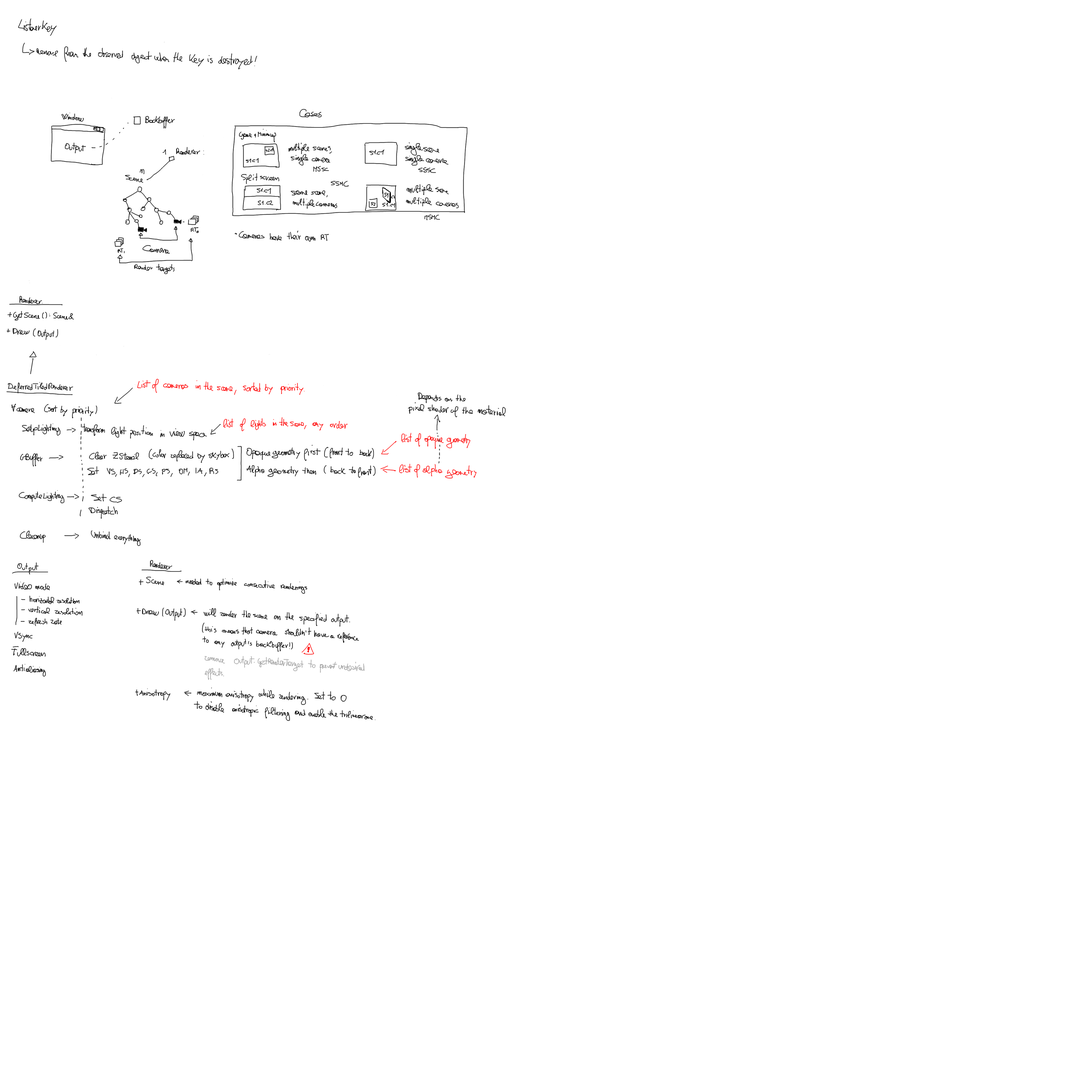
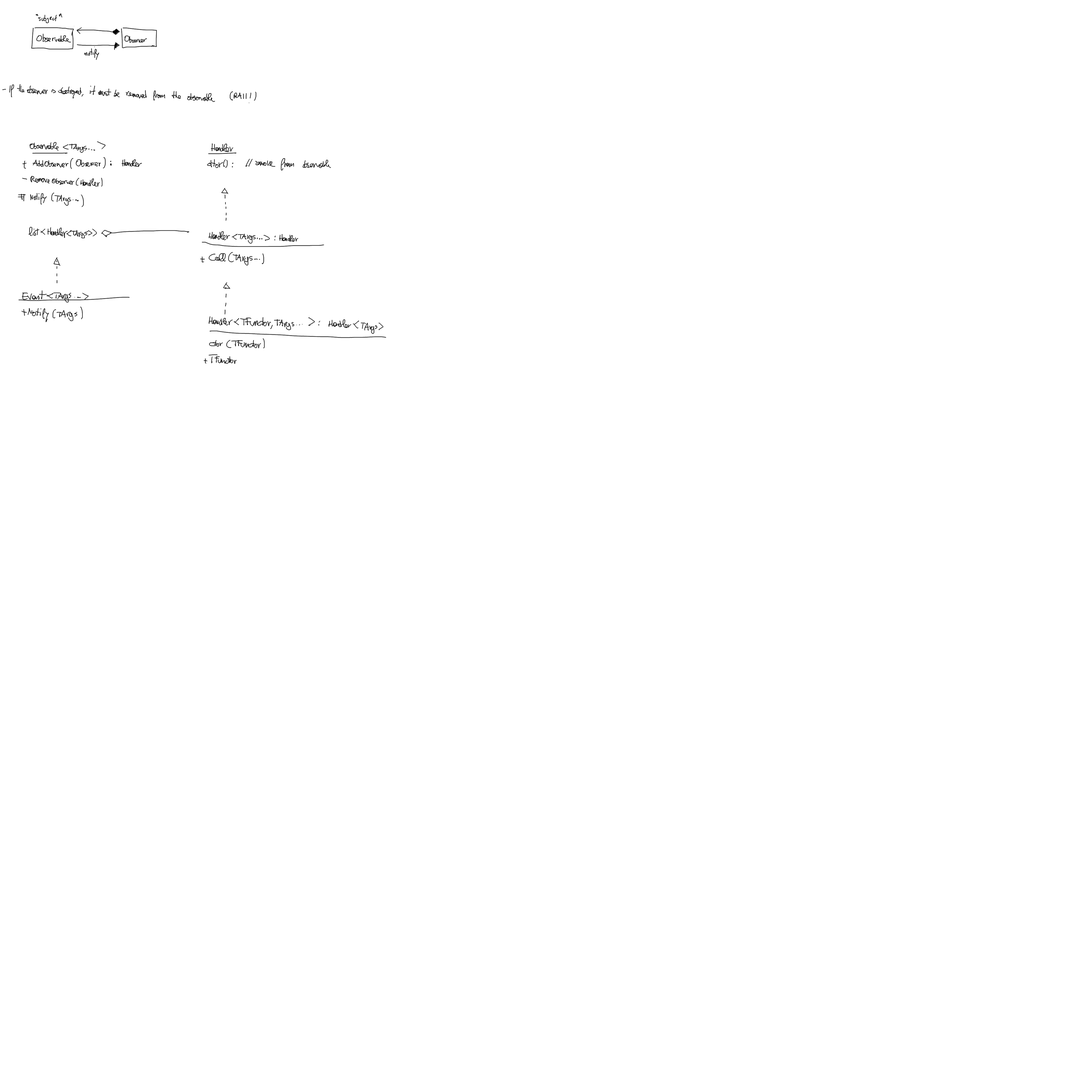
Layers edited between the first and the second 1091×1091 image:
painted on "Background" over [2, 13, 507, 722]
